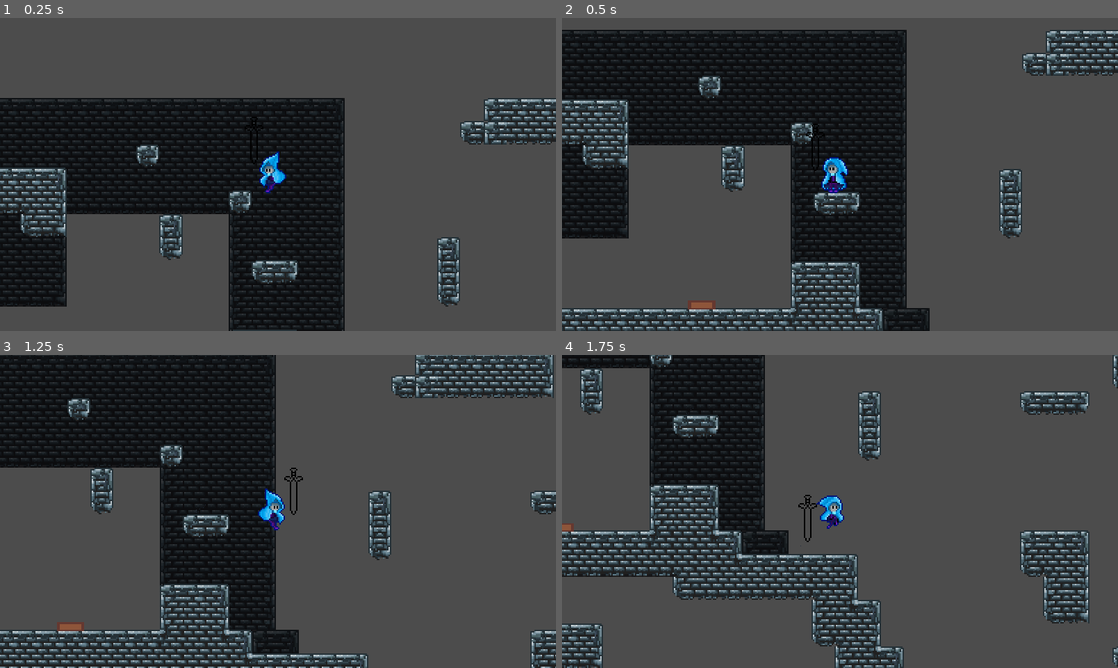
Above: before the commit, frames 1-4 (two rows, left to right).
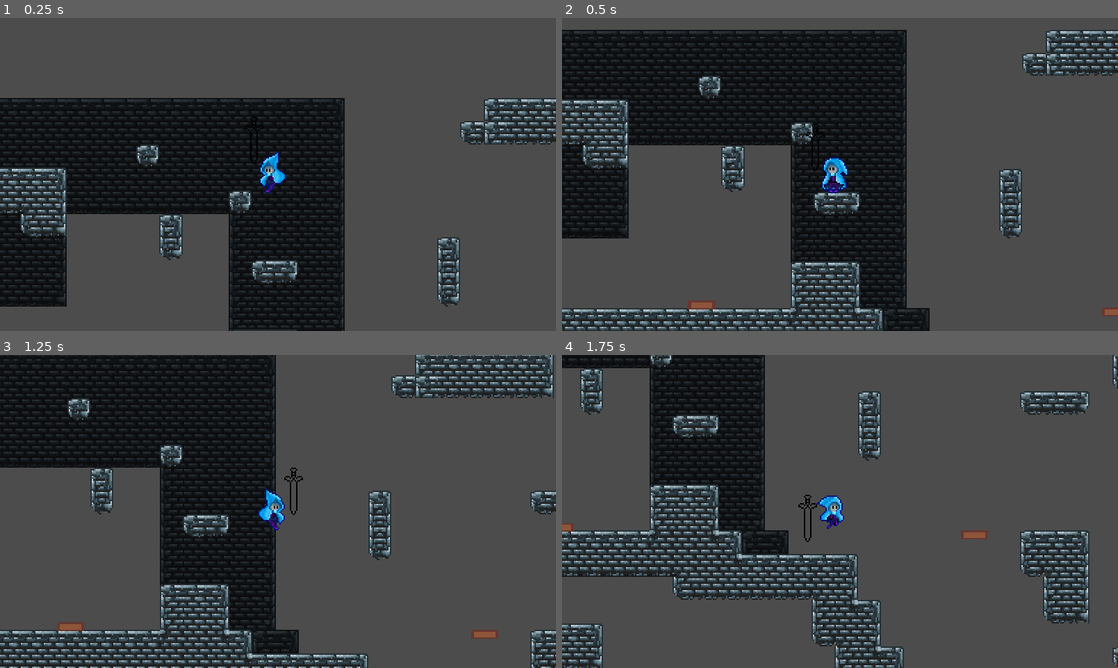
Above: after the commit, the same moments.

Repository: suomanic/LittleBlueHat
Game: Godot game, scene res://Levels/TestLevel.tscn
The game is run twice, just before and just after one commit, with the same random seed, the same clock (stepped at 60 frames per second) and the same inputs.
Inputs (mouse positions are in pixels of both pictures, inside the frame that each line leads up to):
- Up to frame 1 (0.25 s): no input
- Up to frame 2 (0.5 s): no input
- Up to frame 3 (1.25 s): move the mouse to (400, 495) at 0.52 s; hold D (move_right) from 0.53 s (still down); hold S (Crouch) from 0.53 s (still down); tap Space (jump) at 0.77 s
- Up to frame 4 (1.75 s): keep holding D (move_right); move the mouse to (728, 527) at 1.27 s; release S (Crouch) at 1.28 s; click (728, 527) at 1.35 s; tap Space (jump) at 1.52 s

Frame 1 is identical in both runs. In frame 2, less than 0.1% of the frame differs, in the area x 97-100%, y 92-96%; in frame 3, 0.1%, in the area x 84-90%, y 87-91%; in frame 4, 0.1%.

Commit message:
Mod：跳跃动画修改

Diff:
--- a/Actors/Player/Character/Character.tscn
+++ b/Actors/Player/Character/Character.tscn
@@ -86,7 +86,7 @@
 "times": PoolRealArray( 0, 0.075, 0.15, 0.225 ),
 "transitions": PoolRealArray( 1, 1, 1, 1 ),
 "update": 1,
-"values": [ 7, 8, 9, 10 ]
+"values": [ 6, 6, 7, 8 ]
 }
 
 [sub_resource type="Animation" id=10]
@@ -219,7 +219,7 @@
 texture = ExtResource( 1 )
 hframes = 7
 vframes = 7
-frame = 41
+frame = 9
 
 [node name="Crouching_Shape" type="CollisionShape2D" parent="."]
 position = Vector2( 0, 4 )
--- a/Levels/TestLevel.tscn
+++ b/Levels/TestLevel.tscn
@@ -228,12 +228,21 @@
 format = 1
 tile_data = PoolIntArray( -851969, 0, 0, -917504, 0, 1, -917503, 0, 1, -917502, 0, 1, -917501, 0, 1, -917500, 0, 1, -91 …(15122 unchanged characters)…
 
+[node name="Spring2" parent="." instance=ExtResource( 3 )]
+position = Vector2( 719, 440 )
+
+[node name="Spring" parent="Spring2" instance=ExtResource( 3 )]
+position = Vector2( 43, -72 )
+
+[node name="Spring2" parent="Spring2" instance=ExtResource( 3 )]
+position = Vector2( 154, -176 )
+
+[node name="Spring3" parent="Spring2" instance=ExtResource( 3 )]
+position = Vector2( -223, -216 )
+
 [node name="Spring" parent="." instance=ExtResource( 3 )]
 position = Vector2( 210, 219 )
 
-[node name="Spring" parent="Spring" instance=ExtResource( 3 )]
-position = Vector2( 509, 221 )
-
 [node name="JumpBufferTimer" type="Timer" parent="."]
 
 [node name="Player" parent="." instance=ExtResource( 1 )]
Binary file changed: Assets/animation/animation package-Sheet.png
